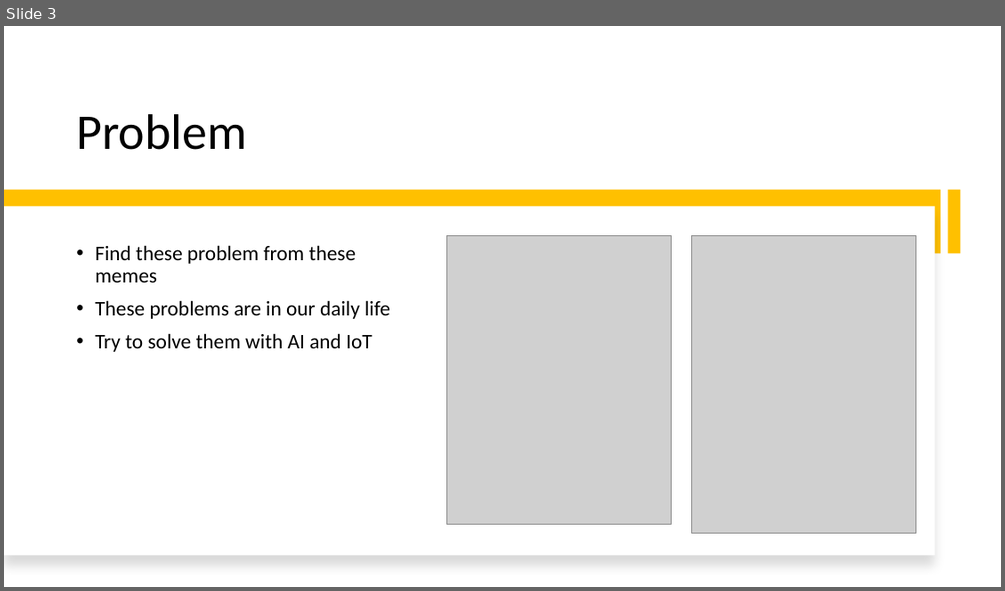
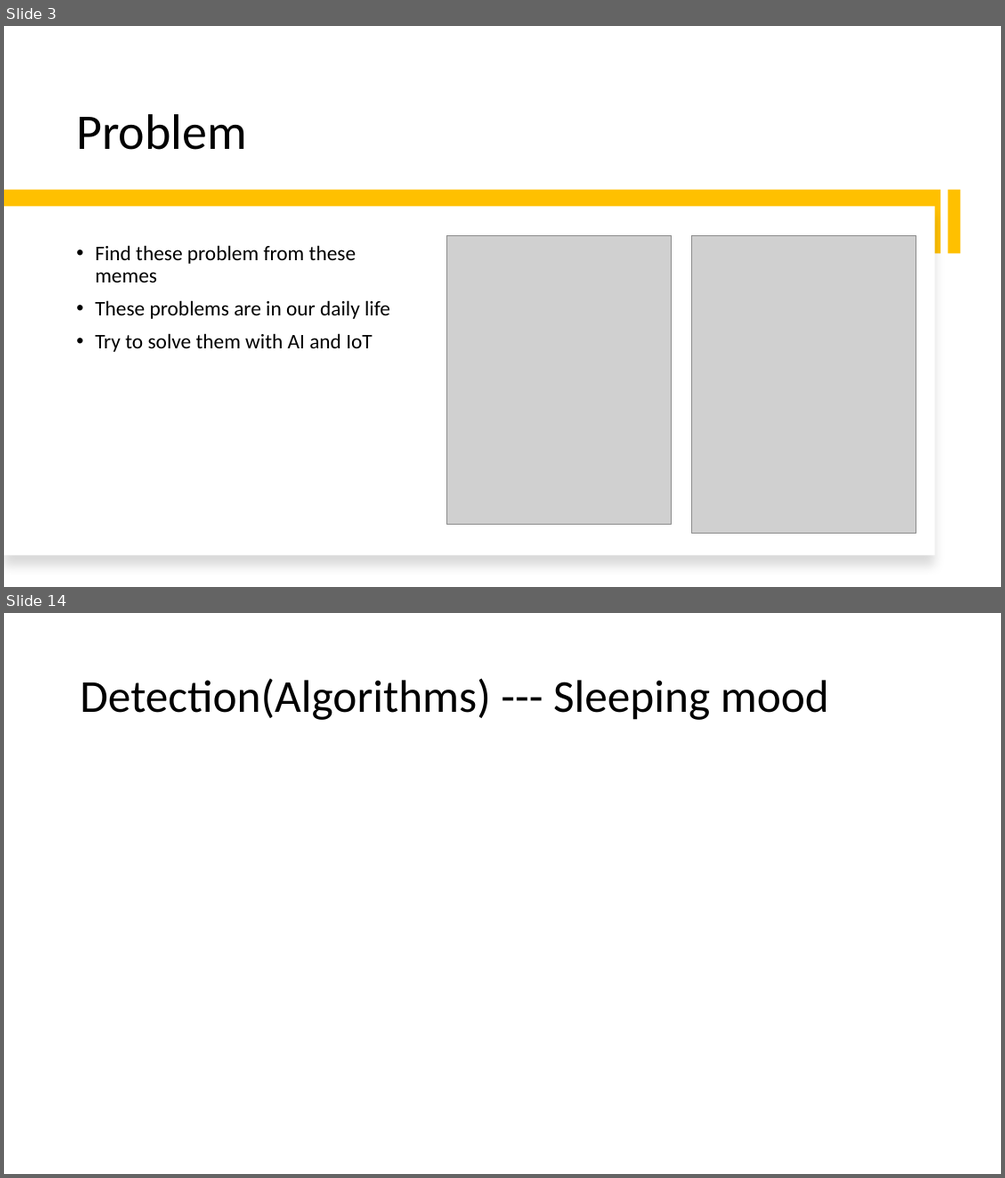
Before and after one commit to smarttommyau/aiot_bedroom, a slide deck: project_documents/P21_pitching_deck_AIoT Bedroom.pptx. Shown one above the other, each under a label of ours: slide 3 before the commit, slides 3 and 14 after it; the slides between them are not shown. The pictures are 1005x591 and 1005x1178 pixels, drawn with LibreOffice and Linux fonts; fonts in the diff are those of the drawing; grey boxes stand for pictures. Boxes give left, top, right and bottom in pixels: in the first picture for what was removed or moved away, otherwise in the second. Text is boxed around its words. In the diff, an @@ line names an element or a change of style, - is before the commit and + after.

```diff
--- a/project_documents/P21_pitching_deck_AIoT Bedroom.pptx
+++ b/project_documents/P21_pitching_deck_AIoT Bedroom.pptx
@@ slide 14 added at (x1=4, y1=613, x2=1001, y2=1174), background #FFFFFF @@
@@ title added at (x1=80, y1=678, x2=829, y2=720), 44 pt, text #000000 @@
+Detection(Algorithms) --- Sleeping mood
```
Also in this commit, not shown: 3 slides changed, 7 other slides added.
